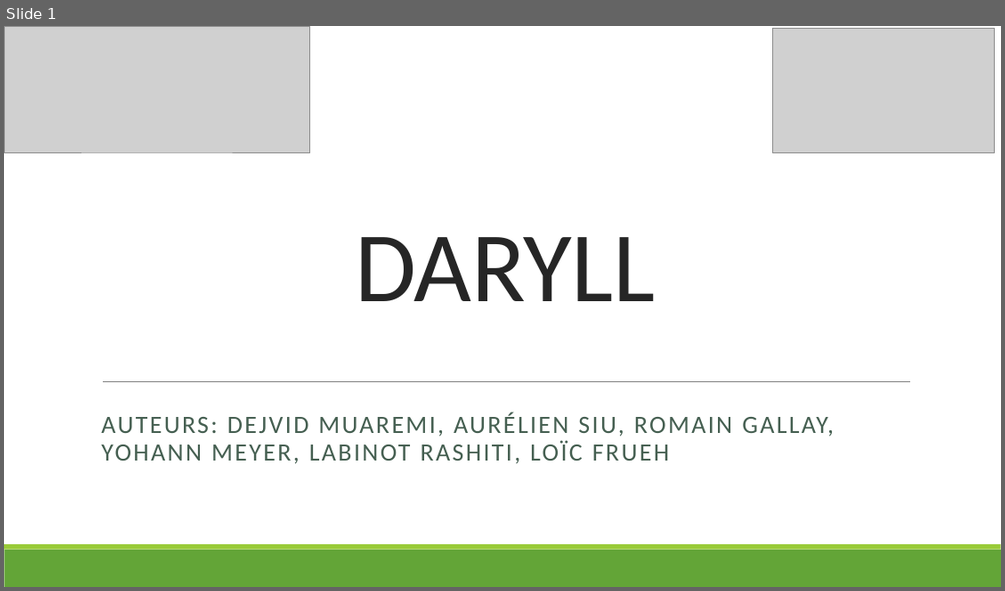
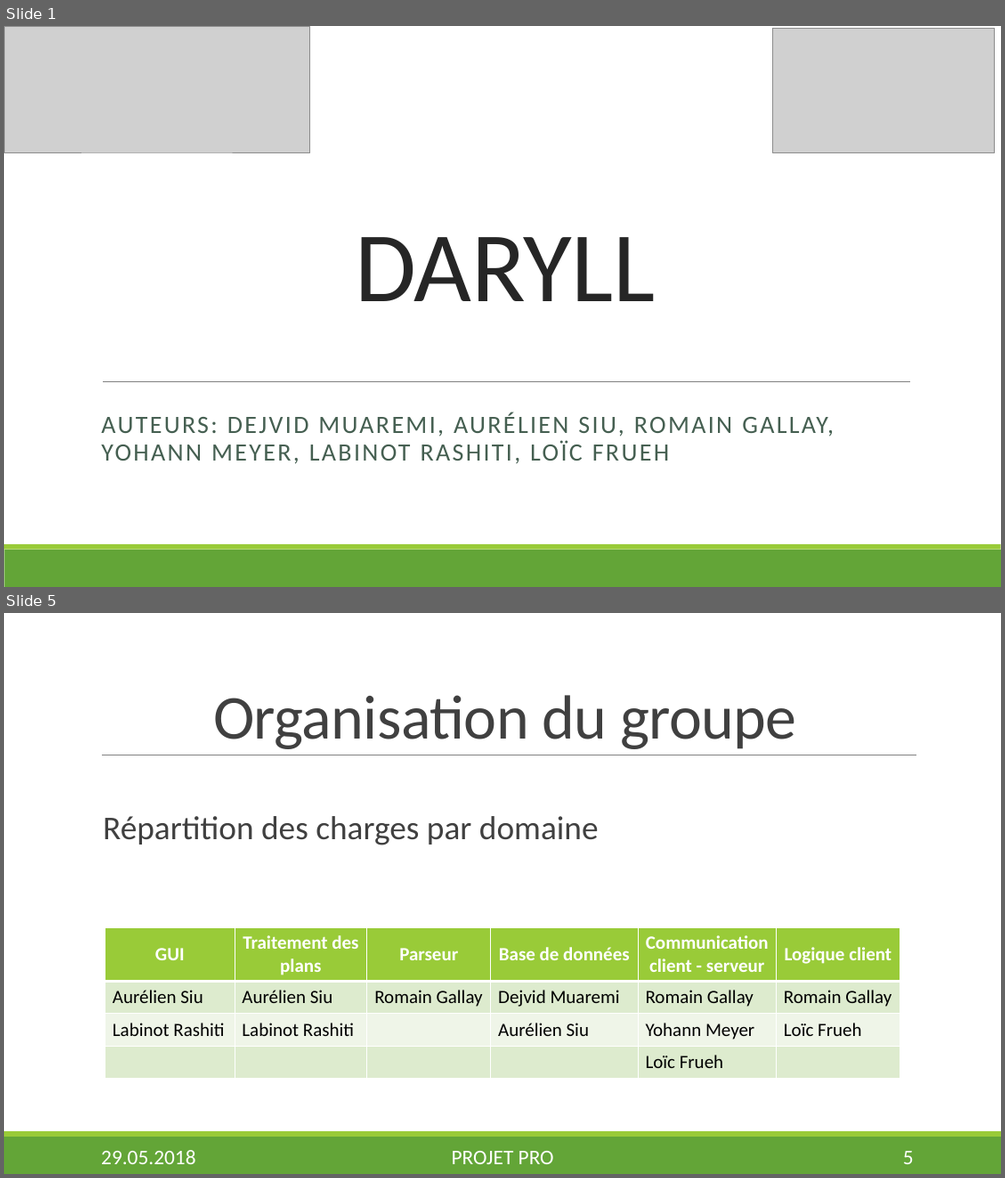
Before and after one commit to Nyahon/PRO, a slide deck: presentation/DaryllFinal.pptx. Shown one above the other, each under a label of ours: slide 1 before the commit, slides 1 and 5 after it; the slides between them are not shown. The pictures are 1005x591 and 1005x1178 pixels, drawn with LibreOffice and Linux fonts; fonts in the diff are those of the drawing; grey boxes stand for pictures; background and template pictures are left out. Boxes give left, top, right and bottom in pixels: in the first picture for what was removed or moved away, otherwise in the second. Text is boxed around its words. In the diff, an @@ line names an element or a change of style, - is before the commit and + after.

```diff
--- a/presentation/DaryllFinal.pptx
+++ b/presentation/DaryllFinal.pptx
@@ slide 5 added at box(4, 613, 1001, 1174), background #FFFFFF; not listed: 2 template elements that a slide beside it also shows @@
@@ title added at box(213, 695, 797, 749), 60 pt, text #404040 @@
+Organisation du groupe
@@ line added from (102, 755) to (917, 755), #808080 0.5 pt @@
@@ text added at box(103, 816, 599, 845), 32 pt, text #404040 @@
+  Répartition des charges par domaine
@@ table added at box(105, 928, 899, 1078), 4 rows, 6 columns @@
+GUI | Traitement des plans | Parseur | Base de données | Communication client - serveur | Logique client
+Aurélien Siu | Aurélien Siu | Romain Gallay | Dejvid Muaremi | Romain Gallay | Romain Gallay
+Labinot Rashiti | Labinot Rashiti |  | Aurélien Siu | Yohann Meyer | Loïc Frueh
+ |  |  |  | Loïc Frueh | 
@@ text added at box(101, 1150, 195, 1164), 20 pt, text #FFFFFF @@
+29.05.2018
@@ text added at box(452, 1151, 554, 1164), 20 pt, text #FFFFFF @@
+PROJET PRO
@@ page number added at box(903, 1151, 914, 1164), 20 pt, text #FFFFFF @@
+5
```
Also in this commit, not shown: 8 slides changed, 9 other slides added, 1 other file.
